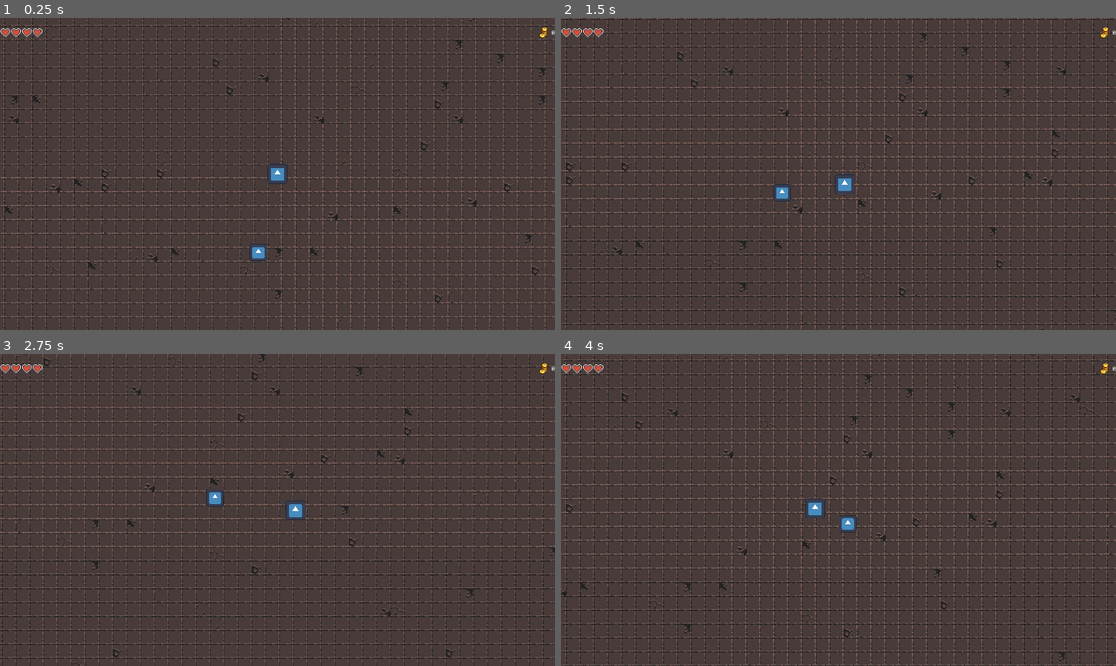
Above: before the commit, frames 1-4 (two rows, left to right).
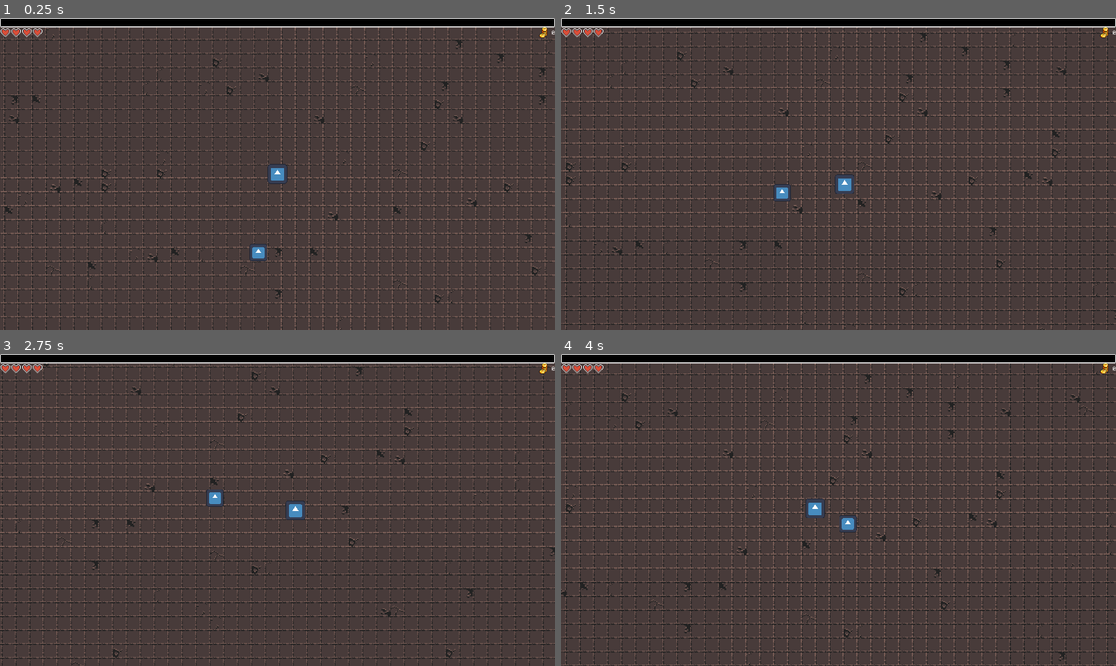
Above: after the commit, the same moments.

Repository: ErikpvDev/Proyecto-intermodular
Game: Godot game, scene res://assets/Scenes/Levels/Level01/level_01.tscn
The game is run twice, just before and just after one commit, with the same random seed, the same clock (stepped at 60 frames per second) and the same inputs. The engine's default icon, where the game draws it, is replaced by a stand-in: a white triangle on a blue panel in a dark square.
Inputs:
- Up to frame 1 (0.25 s): no input
- Up to frame 2 (1.5 s): hold D (right) 0.53-1.28 s; tap Shift (dash) at 0.6, 1.35 s; hold S (down) from 1.28 s (still down)
- Up to frame 3 (2.75 s): release S (down) at 2.03 s; hold D (right) from 2.03 s (still down); tap Shift (dash) at 2.1 s
- Up to frame 4 (4 s): release D (right) at 2.78 s; hold W (up) 2.78-3.53 s; tap Shift (dash) at 2.85, 3.6 s; hold A (left) from 3.53 s (still down)

The runs differ from the first frame. In frame 1, 3.1% of the frame differs, in the area x 0-100%, y 0-4%; in frame 2, 3.1%; in frame 3, 3.1%; in frame 4, 3.1%.
Error after the commit: Trying to assign value of type 'CanvasGroup' to a variable of type 'CanvasLayer'. (res://assets/Scenes/Character/personaje.gd:16)

Commit message:
Barra de experiencia
Hay una barra de experiencia que sube y baja, falta la función para que suba durante la partida

Diff:
--- a/assets/Scenes/Character/personaje.gd
+++ b/assets/Scenes/Character/personaje.gd
@@ -10,9 +10,12 @@
 
 @onready var health_bar: CanvasLayer = $"../UI/health_bar"
 @onready var heart_object : PackedScene = preload("res://assets/Scenes/Hearts/heart.tscn")
-
 var hearts_list : Array[TextureRect]
 var health = 4
+
+@onready var exp_bar: CanvasLayer = $"../UI"
+@export var experience: float = 0
+@export var lvl: int = 0
 
 func _ready() -> void:
 	# Gets the health bar initial hearts,appends them to the array and shows them on screen ss
--- /dev/null
+++ b/assets/Scenes/UI/Exp/exp.tscn
@@ -0,0 +1,17 @@
+[gd_scene load_steps=4 format=3 uid="uid://dv7lc10i5l7rj"]
+
+[ext_resource type="Texture2D" uid="uid://s0nhu6wu11p2" path="res://assets/sprites/Objetcs/Exp/Under.png" id="1_dukbj"]
+[ext_resource type="Texture2D" uid="uid://r32xt56vxu0x" path="res://assets/sprites/Objetcs/Exp/Over.png" id="2_o6r2d"]
+[ext_resource type="Texture2D" uid="uid://lrk1ke364f01" path="res://assets/Scenes/UI/Exp/Progress.png" id="4_01ab6"]
+
+[node name="Exp" type="CanvasLayer"]
+
+[node name="TextureProgressBar" type="TextureProgressBar" parent="."]
+anchors_preset = 10
+anchor_right = 1.0
+offset_right = 2.0
+offset_bottom = 32.0
+grow_horizontal = 2
+texture_under = ExtResource("1_dukbj")
+texture_over = ExtResource("2_o6r2d")
+texture_progress = ExtResource("4_01ab6")
--- a/assets/Scenes/UI/ui.tscn
+++ b/assets/Scenes/UI/ui.tscn
@@ -1,10 +1,13 @@
-[gd_scene load_steps=3 format=3 uid="uid://bam0ik66tfskr"]
+[gd_scene load_steps=4 format=3 uid="uid://bam0ik66tfskr"]
 
 [ext_resource type="PackedScene" uid="uid://bk01ah10djpvn" path="res://assets/Scenes/Gold/Gold.tscn" id="1_i5q6i"]
 [ext_resource type="PackedScene" uid="uid://bqy0xbspvp3gc" path="res://assets/Scenes/Hearts/health_bar.tscn" id="2_hwbc8"]
+[ext_resource type="PackedScene" uid="uid://dv7lc10i5l7rj" path="res://assets/Scenes/UI/Exp/exp.tscn" id="3_hwbc8"]
 
 [node name="UI" type="CanvasGroup"]
 
 [node name="Gold" parent="." instance=ExtResource("1_i5q6i")]
 
 [node name="health_bar" parent="." instance=ExtResource("2_hwbc8")]
+
+[node name="Exp" parent="." instance=ExtResource("3_hwbc8")]
Binary file added: assets/Scenes/UI/Exp/Over.png
Not shown, added: assets/Scenes/UI/Exp/Over.png.import
Binary file added: assets/Scenes/UI/Exp/Progress.png
Not shown, added: assets/Scenes/UI/Exp/Progress.png.import
Binary file added: assets/sprites/Objetcs/Exp/Over.png
Not shown, added: assets/sprites/Objetcs/Exp/Over.png.import
Binary file added: assets/sprites/Objetcs/Exp/Progress.png
Not shown, added: assets/sprites/Objetcs/Exp/Progress.png.import
Binary file added: assets/sprites/Objetcs/Exp/ProgressPrueba.png
Not shown, added: assets/sprites/Objetcs/Exp/ProgressPrueba.png.import
Binary file added: assets/sprites/Objetcs/Exp/Under.png
Not shown, added: assets/sprites/Objetcs/Exp/Under.png.import
(and 3 more such lines)
